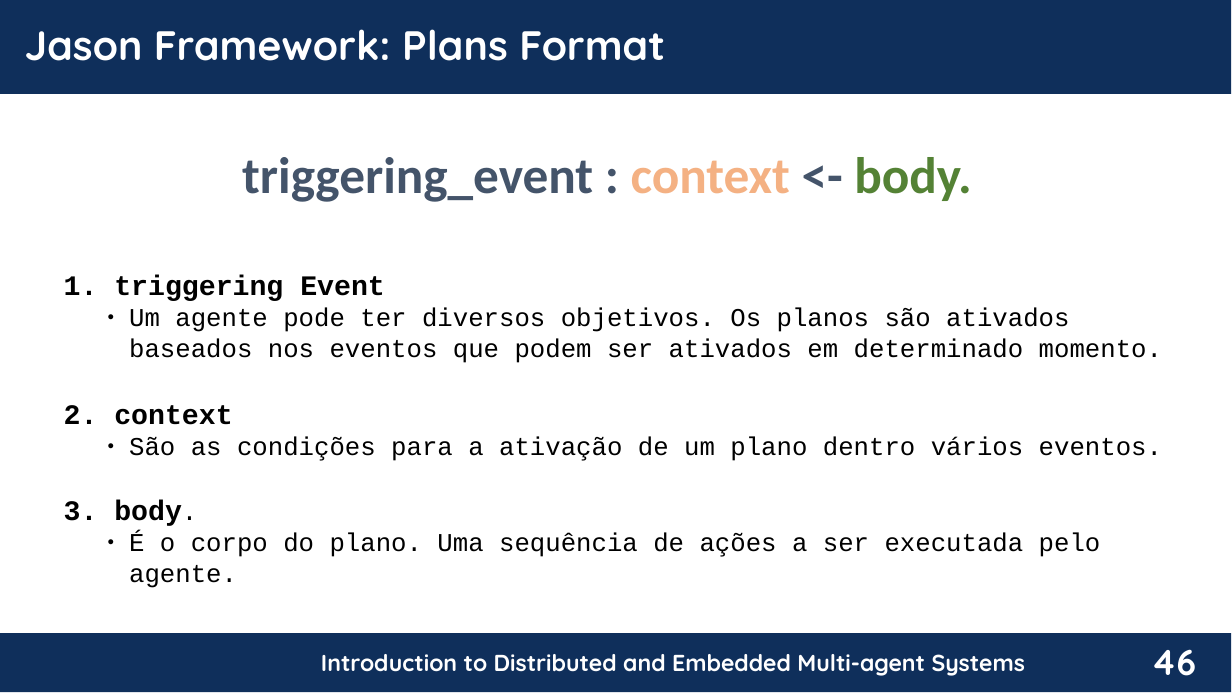
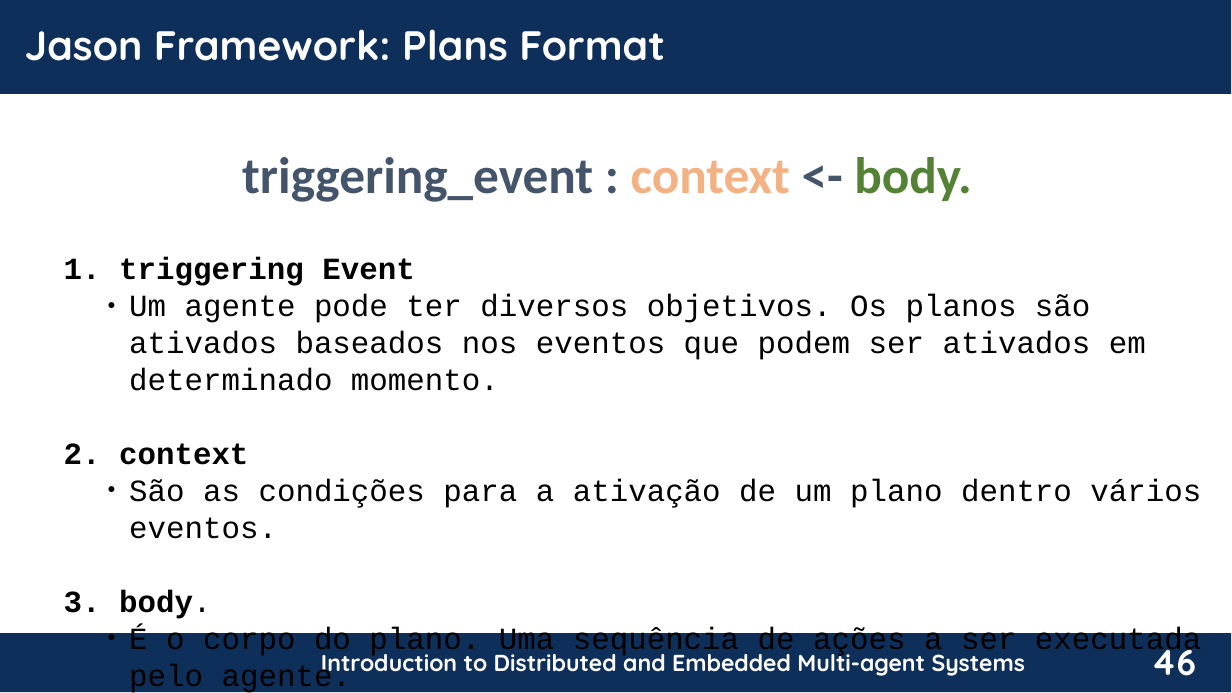
Before and after one commit to chon-group/distributedAndEmbeddedAI, a slide deck: slide 46 of course/08-GoalsAndPlans/08-GoalsAndPlans_20240503.odp. Drawn at 1232x693 pixels with LibreOffice and Linux fonts; fonts in the diff are those of the drawing; background and template pictures are left out. Boxes give left, top, right and bottom in pixels: in the first picture for what was removed or moved away, otherwise in the second. Text is boxed around its words. In the diff, an @@ line names an element or a change of style, - is before the commit and + after.

```diff
--- a/course/08-GoalsAndPlans/08-GoalsAndPlans_20240503.odp
+++ b/course/08-GoalsAndPlans/08-GoalsAndPlans_20240503.odp
@@ text "triggering Event" moved from (x1=114, y1=275, x2=1162, y2=588) to (x1=119, y1=257, x2=1201, y2=658) @@
@@ text "triggering Event" at (x1=119, y1=257, x2=1201, y2=658): size 22 to 24 pt in "triggering Event", "context", "body."; size 20 to 24 pt in "Um agente pode ter diversos objetivos. Os ...", "São as condições para a ativação de ...", "body.", "É o corpo do plano. Uma sequência ..." @@
```
Also in this commit, not shown: 16 other slides changed, 35 slides added.
